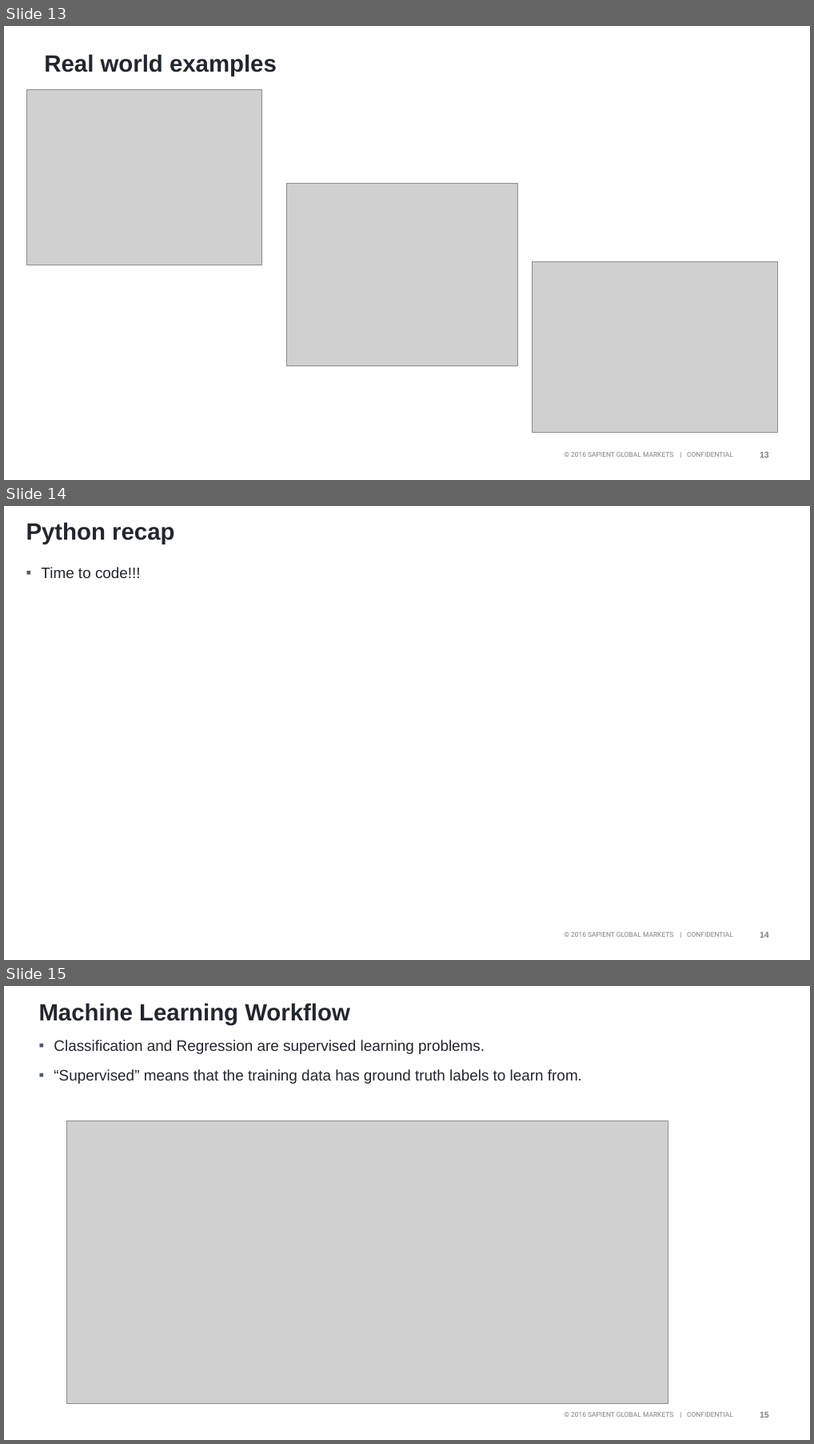
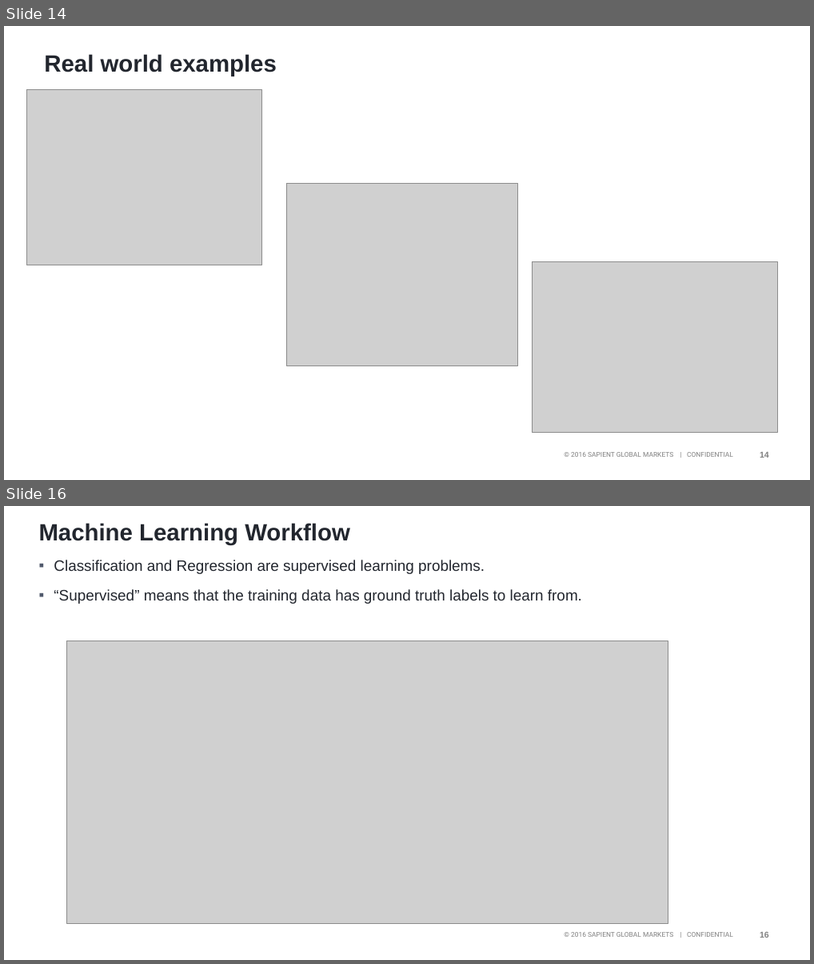
Before and after one commit to harishmohanraj/ml_training_march_2018, a slide deck: ppt.pptx. Shown one above the other, each under a label of ours: slides 13, 14 and 15 before the commit, slides 14 and 16 after it; the slides between them are not shown. The pictures are 814x1444 and 814x964 pixels, drawn with LibreOffice and Linux fonts; fonts in the diff are those of the drawing; grey boxes stand for pictures; background and template pictures are left out. Boxes give left, top, right and bottom in pixels: in the first picture for what was removed or moved away, otherwise in the second. Text is boxed around its words. In the diff, an @@ line names an element or a change of style, - is before the commit and + after.

```diff
--- a/ppt.pptx
+++ b/ppt.pptx
@@ slide 14 removed at (4, 506, 810, 960), background #FFFFFF; not listed: 2 template elements that a slide beside it also shows @@
@@ title removed at (26, 522, 174, 544) @@
-Python recap
@@ text removed at (41, 567, 141, 578) @@
-▪ Time to code!!!
@@ what was slide 13 is now slide 14 @@
@@ what was slide 15 is now slide 16 @@
```
Also in this commit, not shown: 1 slide changed, 2 slides added, 1 other file.
